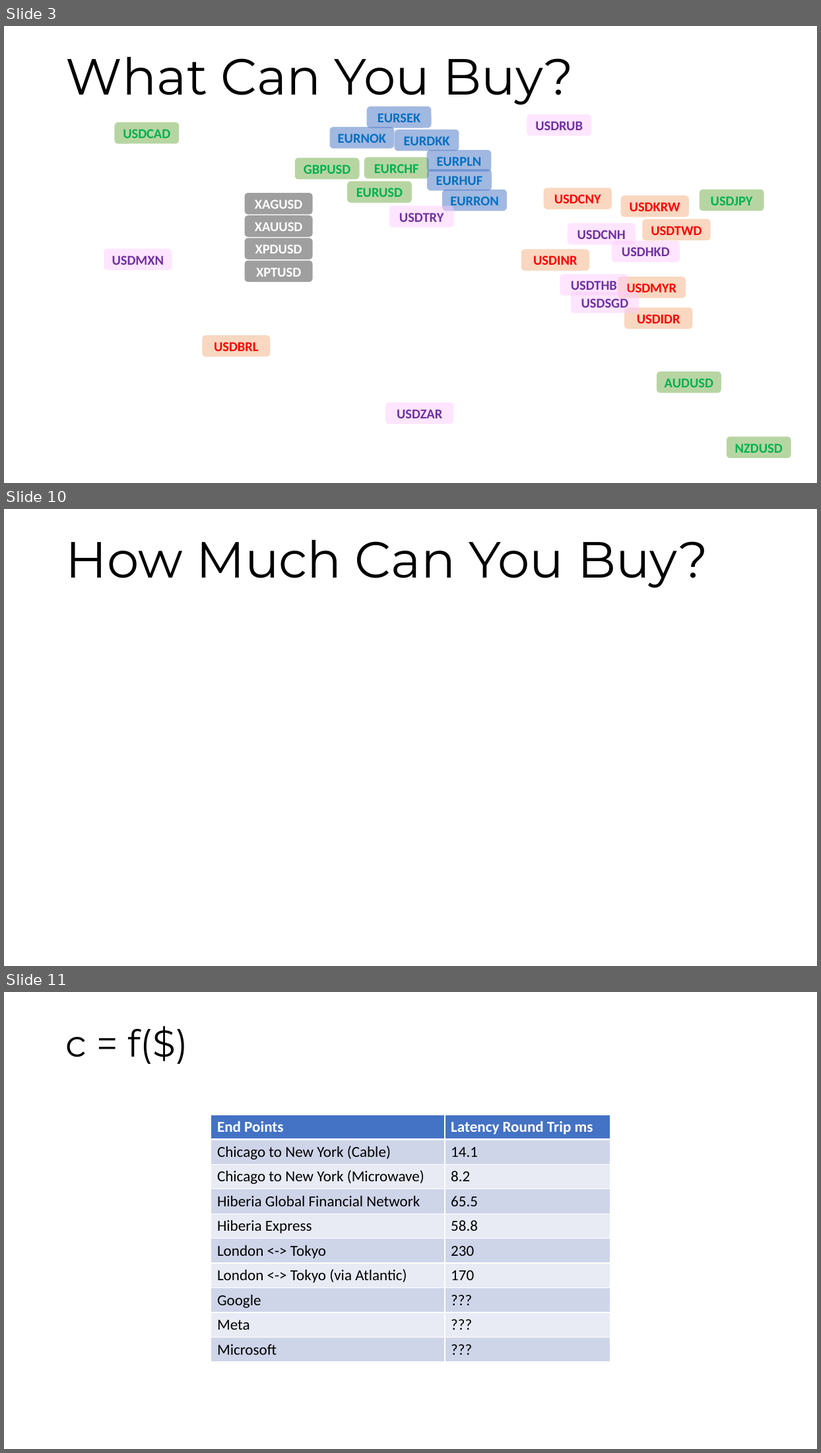
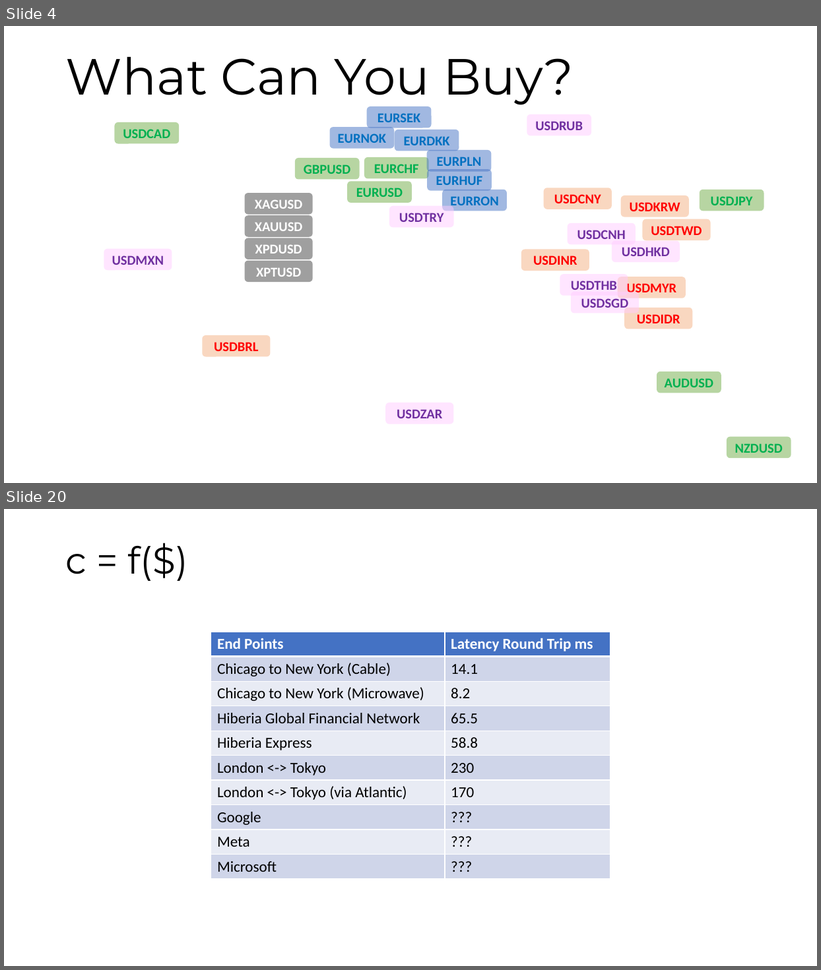
Before and after one commit to maatt4code/PicsAndStuff, a slide deck: Presentation/FXMM.pptx. Shown one above the other, each under a label of ours: slides 3, 10 and 11 before the commit, slides 4 and 20 after it; the slides between them are not shown. The pictures are 821x1453 and 821x970 pixels, drawn with LibreOffice and Linux fonts; fonts in the diff are those of the drawing; background and template pictures are left out. Boxes give left, top, right and bottom in pixels: in the first picture for what was removed or moved away, otherwise in the second. Text is boxed around its words. In the diff, an @@ line names an element or a change of style, - is before the commit and + after.

```diff
--- a/Presentation/FXMM.pptx
+++ b/Presentation/FXMM.pptx
@@ slide 10 removed at [4, 509, 817, 966], background picture (left out) @@
@@ text removed at [66, 540, 708, 588] @@
-How Much Can You Buy?
@@ what was slide 3 is now slide 4 @@
@@ what was slide 11 is now slide 20 @@
```
Also in this commit, not shown: 5 slides changed, 14 slides added, 2 other slides removed, 12 other files.
